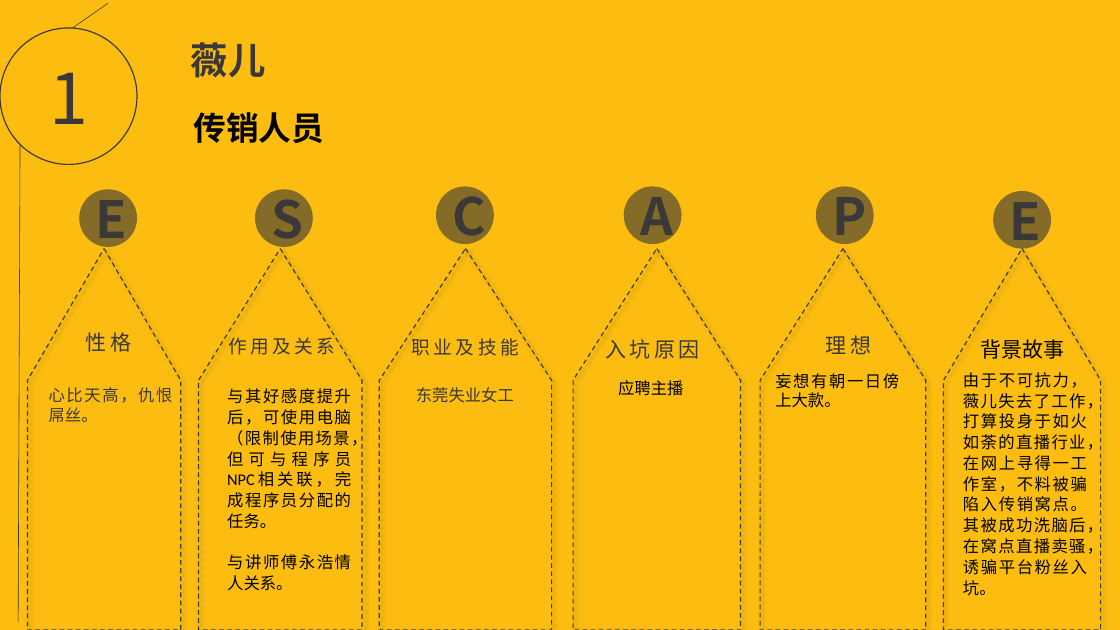
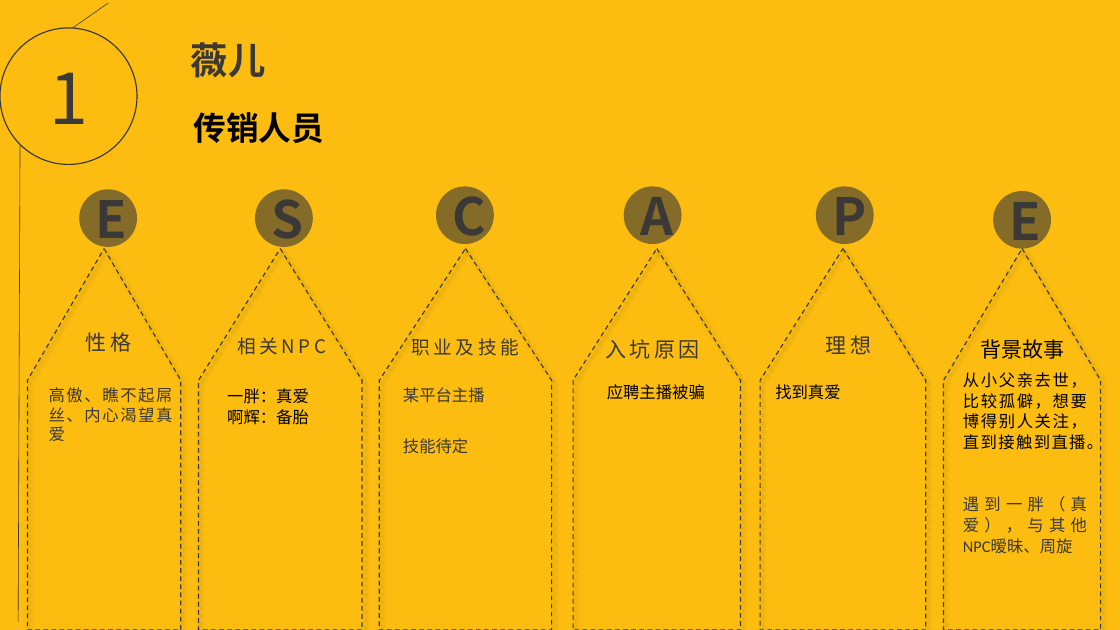
Before and after one commit to EscapeChuanxiao/ChuanXiao, a slide deck: slide 1 of escape.pptx. Drawn at 1120x630 pixels with LibreOffice and Linux fonts; fonts in the diff are those of the drawing; background and template pictures are left out. Boxes give left, top, right and bottom in pixels: in the first picture for what was removed or moved away, otherwise in the second. Text is boxed around its words. In the diff, an @@ line names an element or a change of style, - is before the commit and + after.

```diff
--- a/escape.pptx
+++ b/escape.pptx
@@ text at bbox=[238, 337, 326, 355]: text changed @@
-作用及关系
+相关NPC
@@ text at bbox=[49, 387, 173, 441]: text changed @@
-心比天高，仇恨屌丝。
+高傲、瞧不起屌丝、内心渴望真爱
@@ text at bbox=[227, 388, 309, 425]: text changed @@
-与其好感度提升后，可使用电脑（限制使用场景，但可与程序员NPC相关联，完成程序员分配的任务。
-与讲师傅永浩情人关系。
+一胖：真爱
+啊辉：备胎
@@ text at bbox=[403, 387, 485, 403]: text changed @@
-东莞失业女工
+某平台主播
@@ text at bbox=[607, 384, 705, 400]: text changed @@
-应聘主播
+应聘主播被骗
@@ text at bbox=[775, 384, 840, 400]: text changed @@
-妄想有朝一日傍上大款。
+找到真爱
@@ text at bbox=[963, 372, 1103, 554]: text changed @@
-由于不可抗力，薇儿失去了工作，打算投身于如火如荼的直播行业，在网上寻得一工作室，不料被骗陷入传销窝点。其被成功洗脑后，在窝点直播卖骚，诱骗平台粉丝入坑。
+从小父亲去世，比较孤僻，想要博得别人关注，直到接触到直播。
+遇到一胖（真爱），与其他NPC暧昧、周旋
@@ text added at bbox=[403, 438, 468, 454], 14 pt, text #3B3838 @@
+技能待定
```
Also in this commit, not shown: 6 other slides changed, 1 other file.
